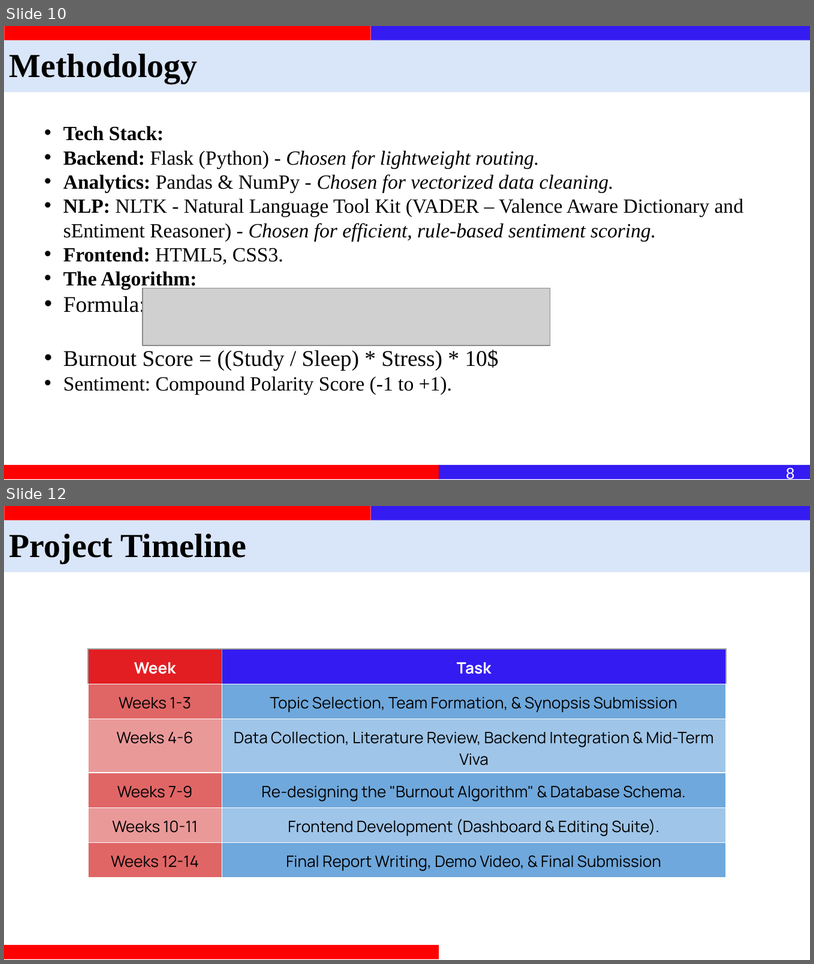
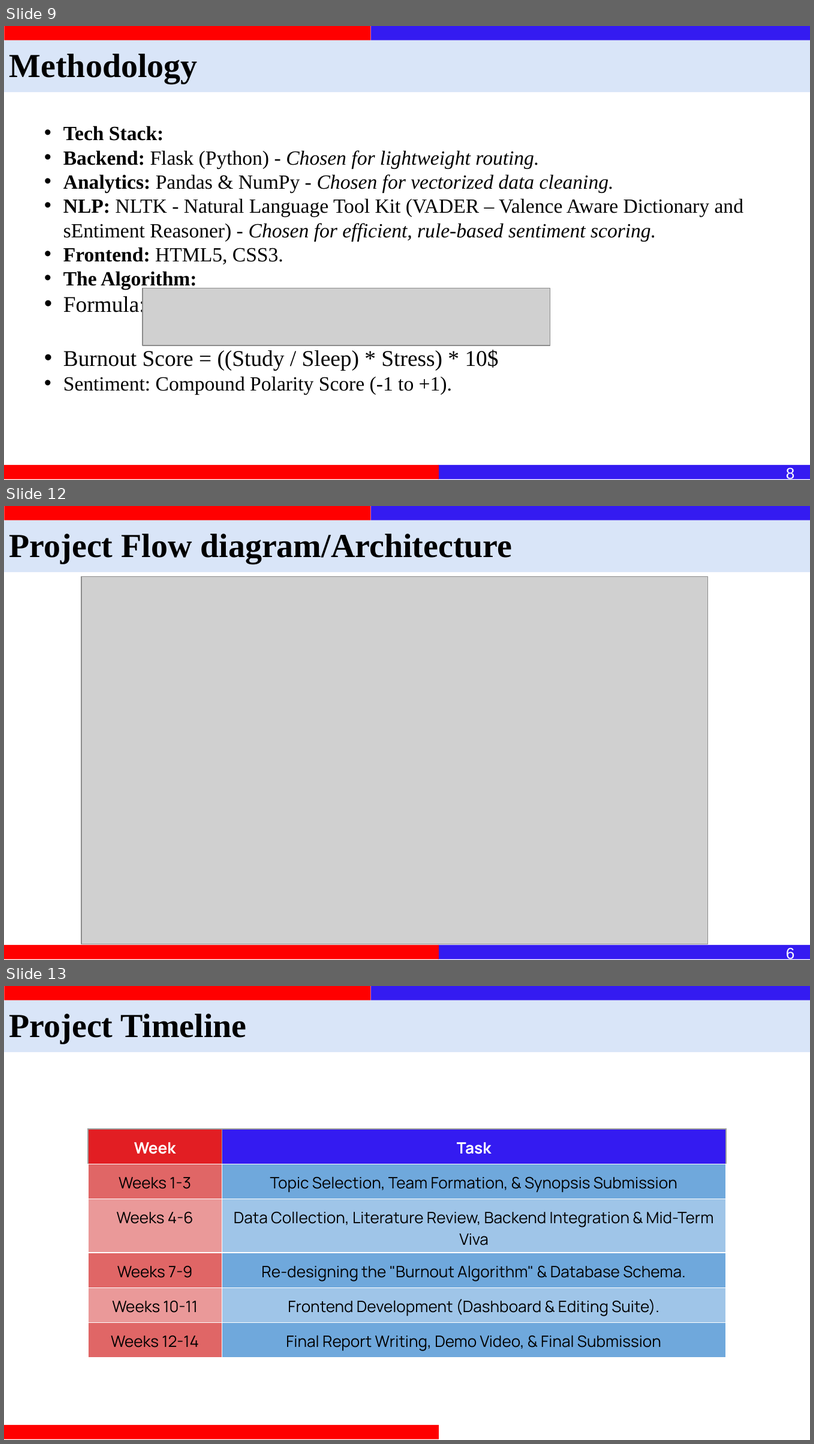
Before and after one commit to Inkesk-Dozing/MindSpace, a slide deck: documents/Minor Project Synopsis Presentation - MindSpace.pptx. Shown one above the other, each under a label of ours: slides 10 and 12 before the commit, slides 9, 12 and 13 after it; the slides between them are not shown. The pictures are 814x964 and 814x1444 pixels, drawn with LibreOffice and Linux fonts; fonts in the diff are those of the drawing; grey boxes stand for pictures. Boxes give left, top, right and bottom in pixels: in the first picture for what was removed or moved away, otherwise in the second. Text is boxed around its words. In the diff, an @@ line names an element or a change of style, - is before the commit and + after.

```diff
--- a/documents/Minor Project Synopsis Presentation - MindSpace.pptx
+++ b/documents/Minor Project Synopsis Presentation - MindSpace.pptx
@@ slide 12 added at [4, 506, 810, 960], background #FFFFFF @@
@@ rectangle added at [4, 520, 810, 572], fill #D9E5F8 @@
@@ rectangle added at [4, 506, 371, 520], fill #FF0000 @@
@@ rectangle added at [371, 506, 810, 520], fill #341BF1 @@
@@ text added at [9, 534, 513, 563], 30 pt, text #000000, bold @@
+Project Flow diagram/Architecture
@@ picture added at [81, 577, 708, 944] @@
@@ rectangle added at [4, 945, 438, 959], fill #FF0000 @@
@@ rectangle added at [438, 945, 810, 959], fill #341BF1 @@
@@ text added at [786, 947, 795, 960], 14 pt, text #FFFFFF @@
+6
@@ what was slide 10 is now slide 9 @@
@@ what was slide 12 is now slide 13 @@
```
Also in this commit, not shown: 2 slides changed, 3 other slides added, 4 other files.
